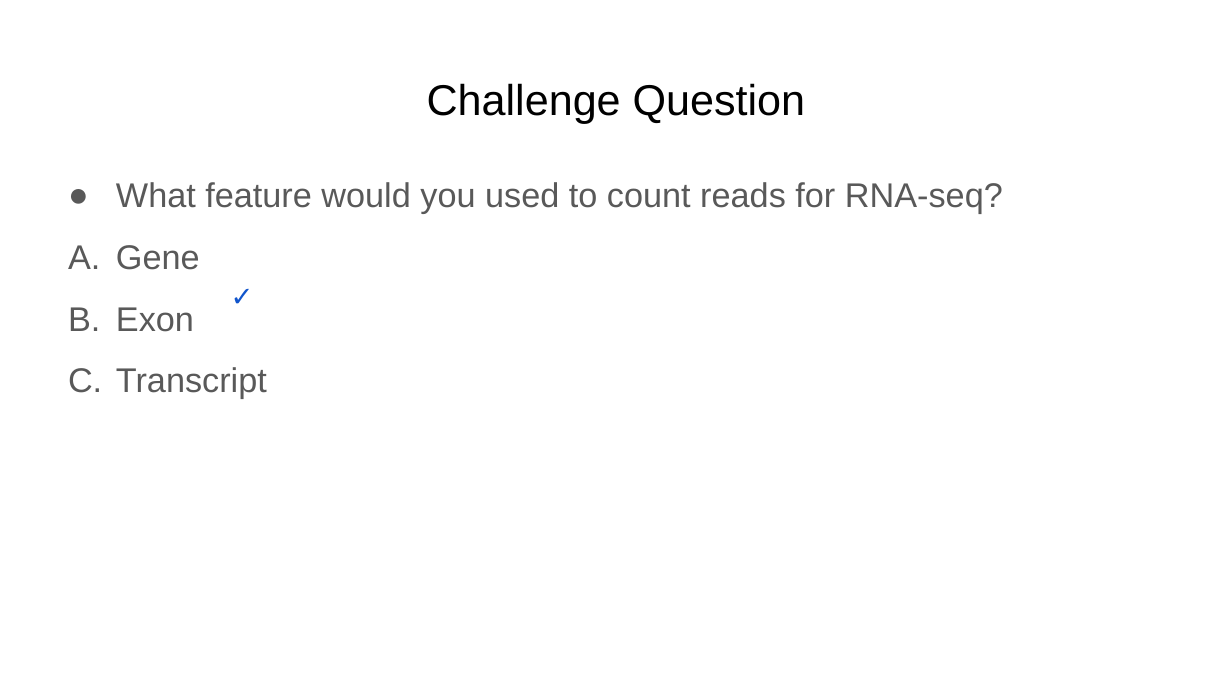
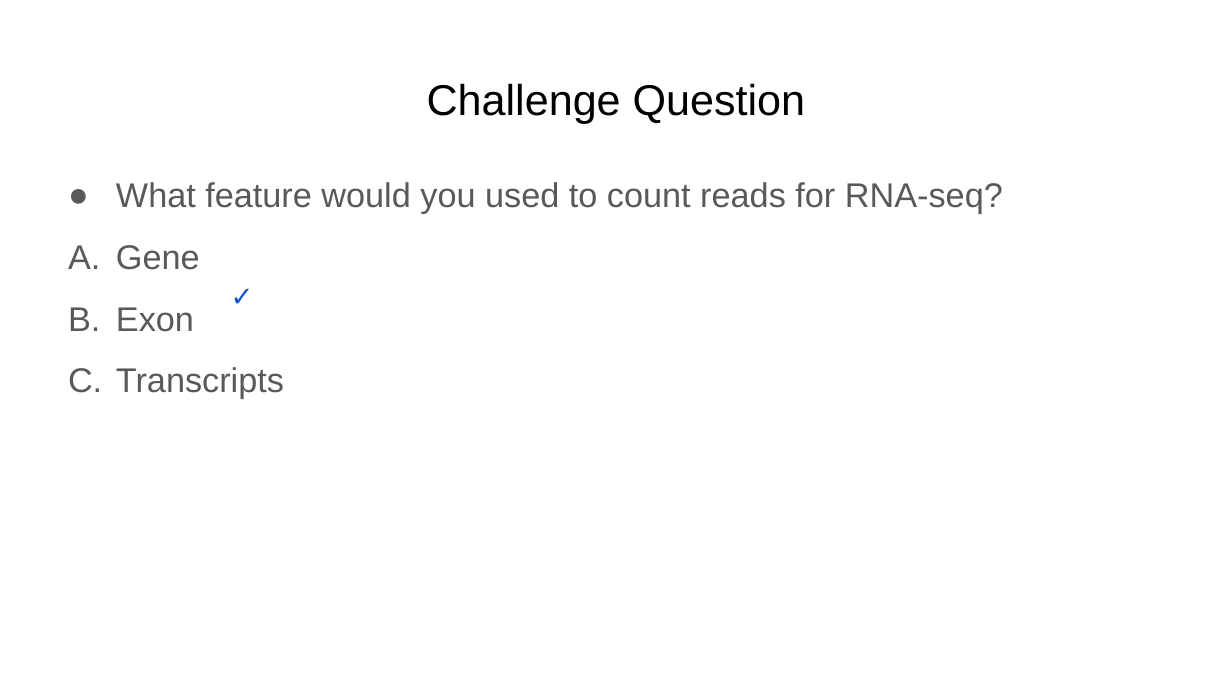
Before and after one commit to Dowell-Lab/srworkshop, a slide deck: slide 10 of projectB/day07/slides/Day7_slides.pptx. Drawn at 1232x693 pixels with LibreOffice and Linux fonts; fonts in the diff are those of the drawing. Boxes give left, top, right and bottom in pixels: in the first picture for what was removed or moved away, otherwise in the second. Text is boxed around its words. In the diff, an @@ line names an element or a change of style, - is before the commit and + after.

```diff
--- a/projectB/day07/slides/Day7_slides.pptx
+++ b/projectB/day07/slides/Day7_slides.pptx
@@ text at (116,367,284,399): text changed @@
-C. Transcript
+C. Transcripts
```
Also in this commit, not shown: 2 other slides changed, 7 other files.
